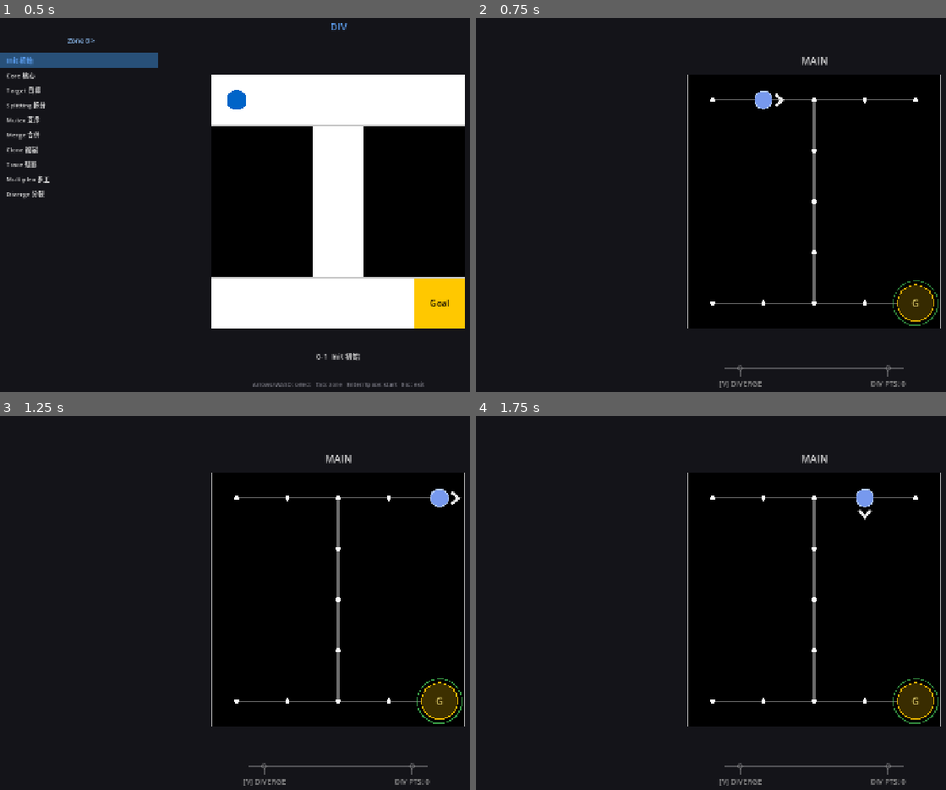
Above: before the commit, frames 1-4 (two rows, left to right).
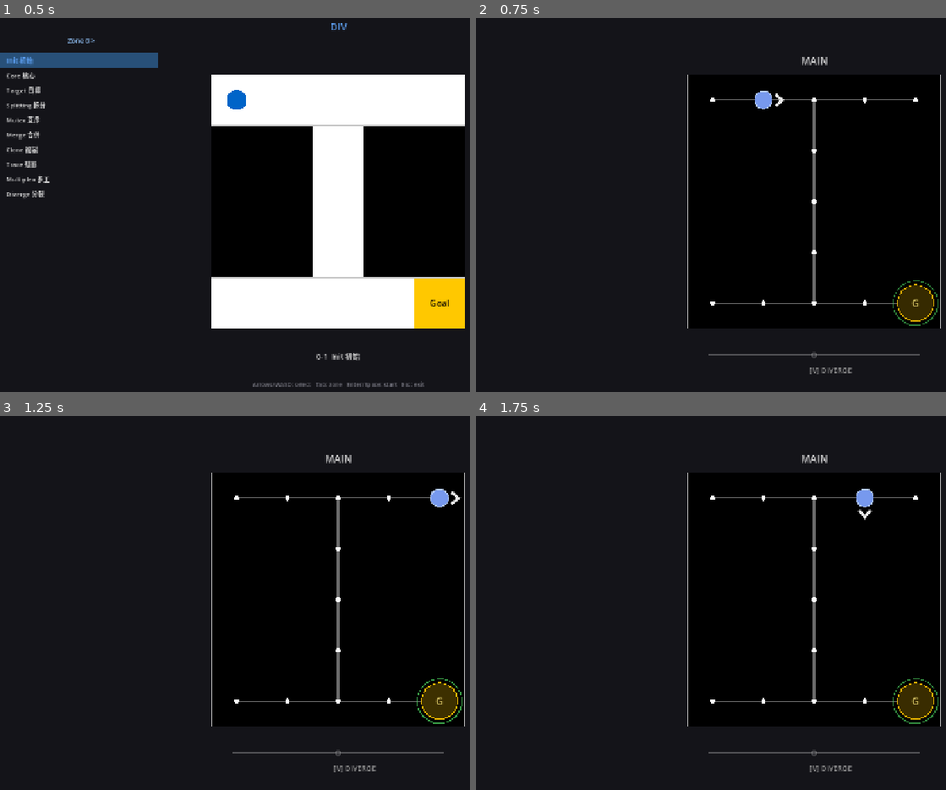
Above: after the commit, the same moments.

Repository: Periodev/DIV
Game: Godot game, scene res://scenes/main.tscn
Same seed, same stepped clock (60 frames per second), same inputs: the game is played once before the commit and once after it.
Inputs:
- Up to frame 1 (0.5 s): no input
- Up to frame 2 (0.75 s): tap Enter at 0.5 s; hold D from 0.53 s (still down); tap R at 0.6 s
- Up to frame 3 (1.25 s): keep holding D; tap Space at 0.77 s
- Up to frame 4 (1.75 s): release D at 1.28 s; hold S from 1.28 s (still down); tap Z at 1.35 s; tap Space at 1.52 s

Frame 1 is identical in both runs. In frame 2, 0.6% of the frame differs, in the area x 49-95%, y 89-99%; in frame 3, 0.6%; in frame 4, 0.6%.

Commit message:
Refine callout UI layout and status indicator behavior

Diff:
--- a/godot/scripts/SystemCalloutUI.gd
+++ b/godot/scripts/SystemCalloutUI.gd
@@ -6,16 +6,14 @@
 const COL_TEXT_DIM   := Color(0.6, 0.6, 0.6, 1.0)
 const COL_TEXT_LIT   := Color(0.95, 0.95, 0.95, 1.0)
 const COL_TAB_ACCENT := Color(0.3, 0.6, 1.0, 1.0)
+const COL_STATUS     := Color(0.4, 0.8, 0.9, 0.8)
+const COL_DIV_DOT    := Color(0.36, 0.92, 0.48, 0.95)
 
 var is_diverged: bool = false
 var active_branch: int = 0
 var div_points: int = 0
 var can_v_merge: bool = false
 var can_f_fetch: bool = false
-
-
-func _ready() -> void:
-	mouse_filter = Control.MOUSE_FILTER_IGNORE
 
 
 func update_state(diverged: bool, focus: int, pts: int, v_merge: bool, f_fetch: bool) -> void:
@@ -31,51 +29,96 @@
 	var font: Font = ThemeDB.fallback_font
 	if font == null:
 		return
+
 	var font_size: int = 14
 	var center_x: float = size.x * 0.5
-	var baseline_y: float = size.y - 45.0
+	var baseline_y: float = size.y - 70.0
 
 	if not is_diverged:
-		var left_x := center_x - 140.0
-		var right_x := center_x + 140.0
-		draw_line(Vector2(left_x - 30.0, baseline_y), Vector2(right_x + 30.0, baseline_y), COL_LINE_DIM, 1.0)
-		_draw_callout_node(Vector2(left_x, baseline_y), "[V] DIVERGE", div_points > 0, font, font_size)
-		_draw_callout_node(Vector2(right_x, baseline_y), "DIV PTS: " + str(div_points), div_points > 0, font, font_size)
+		var line_w: float = 200.0
+		var left_end: float = center_x - line_w
+		var right_end: float = center_x + line_w
+
+		draw_line(Vector2(left_end, baseline_y), Vector2(right_end, baseline_y), COL_LINE_DIM, 1.0)
+		_draw_callout_node(Vector2(center_x, baseline_y), "[V] DIVERGE", div_points > 0, font, font_size)
+		_draw_div_dots(Vector2(center_x, baseline_y), div_points)
 	else:
-		var f_x := center_x - (size.x * 0.12)
-		var v_x := center_x
-		var m_x := center_x + (size.x * 0.12)
-		draw_line(Vector2(f_x - 40.0, baseline_y), Vector2(m_x + 40.0, baseline_y), COL_LINE_DIM, 1.0)
+		var line_w: float = size.x * 0.12
+		var left_end: float = center_x - line_w - 40.0
+		var right_end: float = center_x + line_w + 40.0
+
+		var f_x: float = center_x - line_w
+		var v_x: float = center_x
+		var m_x: float = center_x + line_w
+
+		draw_line(Vector2(left_end, baseline_y), Vector2(right_end, baseline_y), COL_LINE_DIM, 1.0)
 		_draw_callout_node(Vector2(f_x, baseline_y), "[F] FETCH MERGE", can_f_fetch, font, font_size)
 		_draw_callout_node(Vector2(v_x, baseline_y), "[V] MERGE", can_v_merge, font, font_size)
-		_draw_callout_node(Vector2(m_x, baseline_y), "[M] PREVIEW MERGE", true, font, font_size)
+		_draw_callout_node(Vector2(m_x, baseline_y), "[M] PREVIEW", true, font, font_size)
+		_draw_div_dots(Vector2(v_x, baseline_y), div_points)
 		_draw_tab_indicator(size.x, baseline_y - 65.0, font, font_size)
 
 
 func _draw_callout_node(pos: Vector2, text: String, is_lit: bool, font: Font, font_size: int) -> void:
 	var col_line: Color = COL_LINE_LIT if is_lit else COL_LINE_DIM
 	var col_text: Color = COL_TEXT_LIT if is_lit else COL_TEXT_DIM
-	var line_len := 18.0
+	var line_len: float = 18.0
+
 	draw_arc(pos, 4.0, 0.0, TAU, 16, col_line, 1.5, true)
 	draw_line(pos + Vector2(0.0, 4.0), pos + Vector2(0.0, line_len), col_line, 1.0)
-	var text_w: float = font.get_string_size(text, HORIZONTAL_ALIGNMENT_LEFT, -1.0, font_size).x
-	var text_pos := pos + Vector2(-text_w * 0.5, line_len + 16.0)
-	draw_string(font, text_pos, text, HORIZONTAL_ALIGNMENT_LEFT, -1.0, font_size, col_text)
+
+	var label_y: float = line_len + 16.0
+	var parts: PackedStringArray = text.split(" ", false, 1)
+	if parts.size() >= 2:
+		var key_text: String = parts[0]
+		var desc_text: String = parts[1]
+		var key_w: float = font.get_string_size(key_text, HORIZONTAL_ALIGNMENT_LEFT, -1.0, font_size).x
+		var key_pos: Vector2 = pos + Vector2(-key_w * 0.5, label_y)
+		draw_string(font, key_pos, key_text, HORIZONTAL_ALIGNMENT_LEFT, -1.0, font_size, col_text)
+		var gap: float = font.get_string_size(" ", HORIZONTAL_ALIGNMENT_LEFT, -1.0, font_size).x
+		var desc_pos: Vector2 = Vector2(key_pos.x + key_w + gap, key_pos.y)
+		draw_string(font, desc_pos, desc_text, HORIZONTAL_ALIGNMENT_LEFT, -1.0, font_size, col_text)
+	else:
+		var text_w: float = font.get_string_size(text, HORIZONTAL_ALIGNMENT_LEFT, -1.0, font_size).x
+		var text_pos: Vector2 = pos + Vector2(-text_w * 0.5, label_y)
+		draw_string(font, text_pos, text, HORIZONTAL_ALIGNMENT_LEFT, -1.0, font_size, col_text)
+
+
+func _draw_div_dots(anchor_pos: Vector2, points: int) -> void:
+	var count: int = maxi(0, mini(points, 6))
+	if count <= 0:
+		return
+	var start: Vector2 = anchor_pos + Vector2(18.0, 0.0)
+	var gap: float = 12.0
+	for i in count:
+		_draw_diamond(start + Vector2(gap * float(i), 0.0), 7.0, COL_DIV_DOT)
+
+
+func _draw_diamond(center: Vector2, size: float, col: Color) -> void:
+	var h: float = size * 0.5
+	var pts := PackedVector2Array([
+		center + Vector2(0.0, -h),
+		center + Vector2(h, 0.0),
+		center + Vector2(0.0, h),
+		center + Vector2(-h, 0.0),
+	])
+	draw_colored_polygon(pts, col)
 
 
 func _draw_tab_indicator(screen_w: float, y_pos: float, font: Font, font_size: int) -> void:
-	# Direction cue: show LEFT when DIV1 is centered, RIGHT when DIV0/main is centered.
+	# Direction cue: left only when DIV1 is centered, otherwise right.
 	var show_left: bool = active_branch == 1
 	var tab_x: float = screen_w * 0.22 if show_left else screen_w * 0.78
 	var text: String = "< [TAB]" if show_left else "[TAB] >"
-	var pos := Vector2(tab_x, y_pos)
+	var pos: Vector2 = Vector2(tab_x, y_pos)
+
 	var elbow_x: float = tab_x - 24.0 if show_left else tab_x + 24.0
-	var node_pos := Vector2(elbow_x, y_pos - 24.0)
+	var node_pos: Vector2 = Vector2(elbow_x, y_pos - 24.0)
 
 	draw_line(pos, Vector2(elbow_x, y_pos), COL_TAB_ACCENT, 1.0)
 	draw_line(Vector2(elbow_x, y_pos), node_pos, COL_TAB_ACCENT, 1.0)
 	draw_arc(node_pos, 3.0, 0.0, TAU, 12, COL_TAB_ACCENT, 1.0, true)
 
 	var text_w: float = font.get_string_size(text, HORIZONTAL_ALIGNMENT_LEFT, -1.0, font_size).x
-	var text_pos := pos + Vector2(12.0, 4.0) if show_left else pos + Vector2(-text_w - 12.0, 4.0)
+	var text_pos: Vector2 = pos + Vector2(12.0, 4.0) if show_left else pos + Vector2(-text_w - 12.0, 4.0)
 	draw_string(font, text_pos, text, HORIZONTAL_ALIGNMENT_LEFT, -1.0, font_size, COL_TAB_ACCENT)
